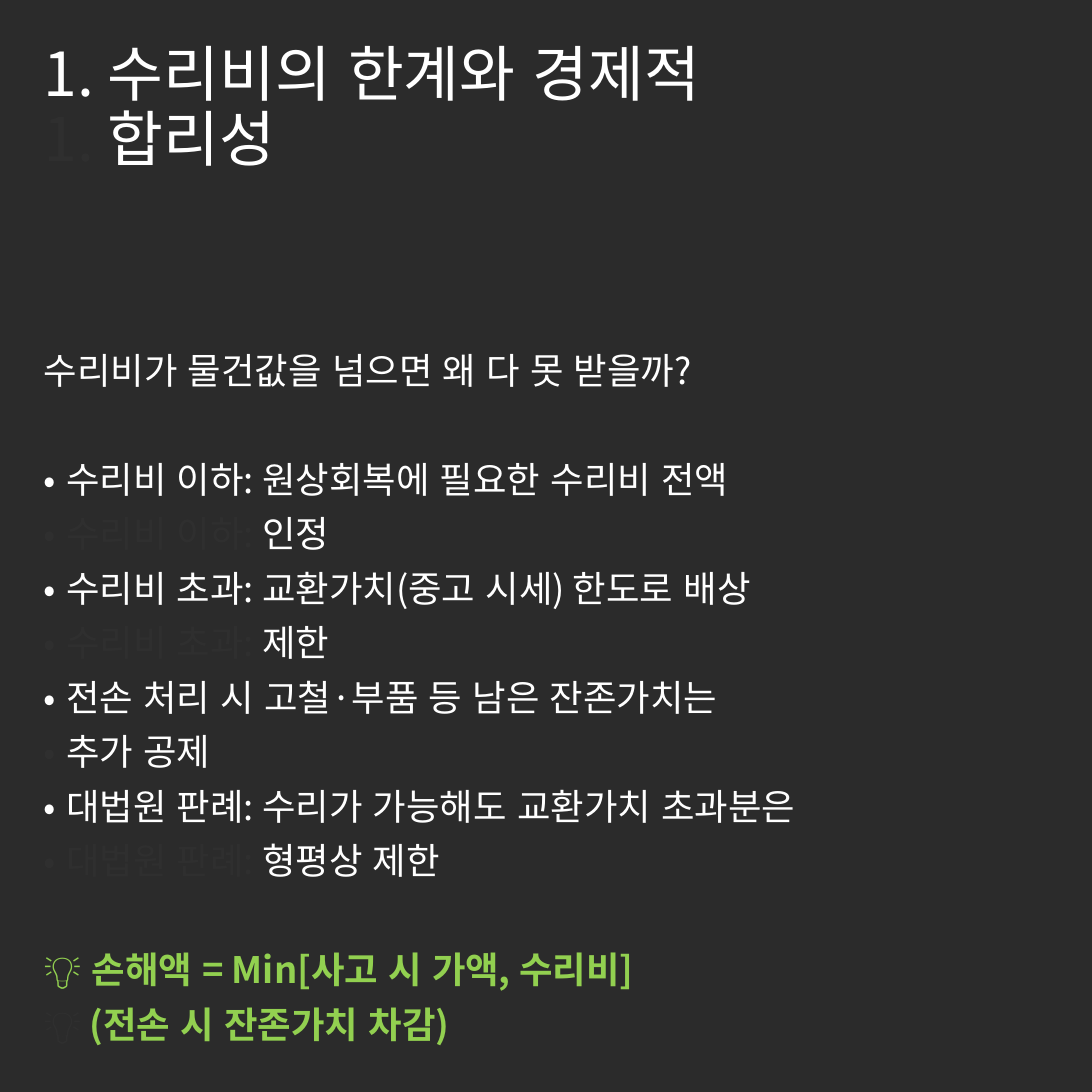
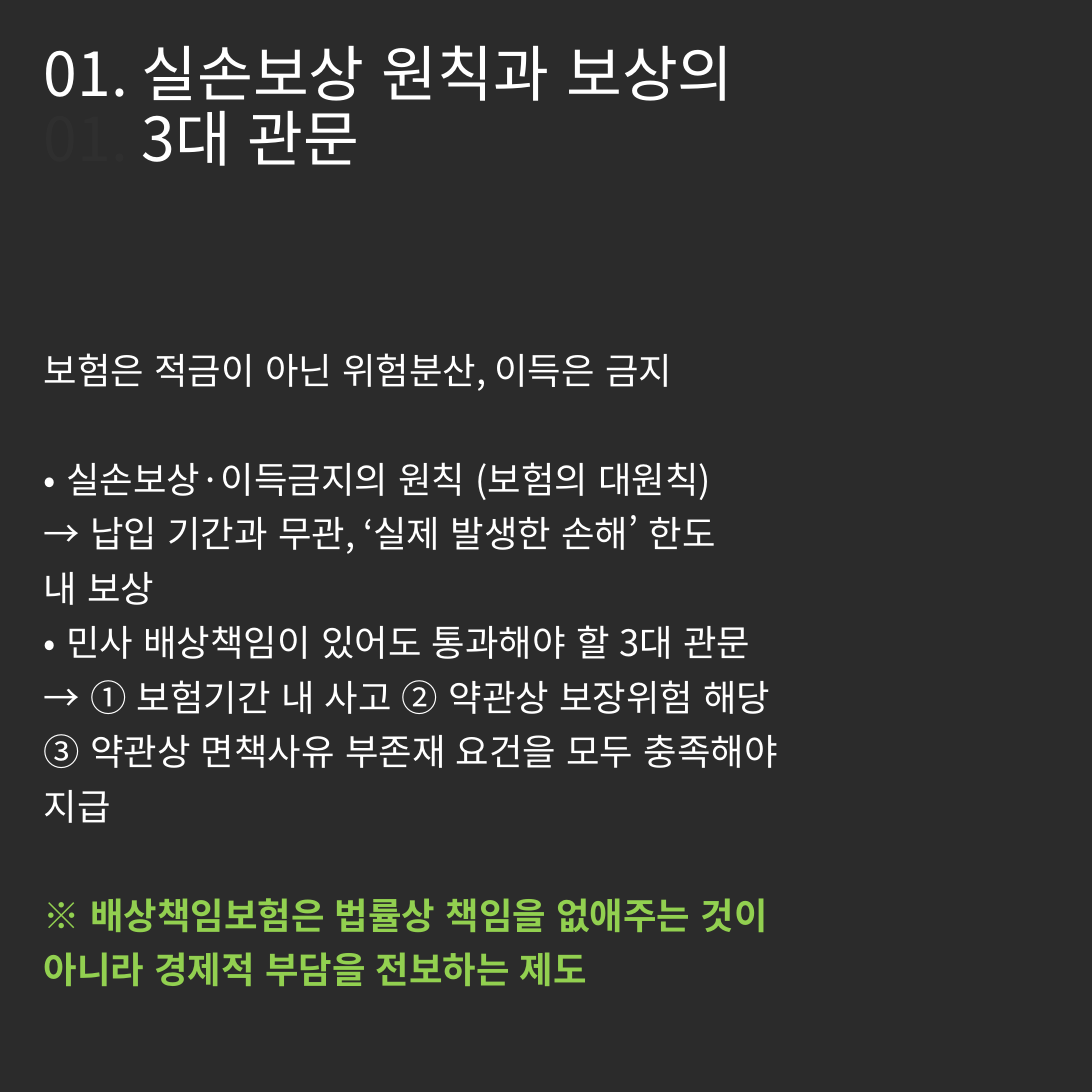
Before and after one commit to tladjuster00000029/brunch-SNS--auto, a slide deck: slide 2 of posts/images/generated_cards.pptx. Drawn at 1092x1092 pixels with LibreOffice and Linux fonts; fonts in the diff are those of the drawing; background and template pictures are left out; a plain dark background stands for a picture behind light text. Boxes give left, top, right and bottom in pixels: in the first picture for what was removed or moved away, otherwise in the second. Text is boxed around its words. In the diff, an @@ line names an element or a change of style, - is before the commit and + after.

```diff
--- a/posts/images/generated_cards.pptx
+++ b/posts/images/generated_cards.pptx
@@ title at (44, 45, 733, 180): text changed @@
-1. 수리비의 한계와 경제적
-1. 합리성
+01. 실손보상 원칙과 보상의
+01. 3대 관문
@@ subtitle at (44, 353, 778, 987): text changed @@
-수리비가 물건값을 넘으면 왜 다 못 받을까?
-• 수리비 이하: 원상회복에 필요한 수리비 전액
-• 수리비 이하: 인정
-• 수리비 초과: 교환가치(중고 시세) 한도로 배상
-• 수리비 초과: 제한
-• 전손 처리 시 고철·부품 등 남은 잔존가치는
-• 추가 공제
-• 대법원 판례: 수리가 가능해도 교환가치 초과분은
-• 대법원 판례: 형평상 제한
-💡 손해액 = Min[사고 시 가액, 수리비]
-💡 (전손 시 잔존가치 차감)
+보험은 적금이 아닌 위험분산, 이득은 금지
+• 실손보상·이득금지의 원칙 (보험의 대원칙)
+→ 납입 기간과 무관, ‘실제 발생한 손해’ 한도
+내 보상
+• 민사 배상책임이 있어도 통과해야 할 3대 관문
+→ ① 보험기간 내 사고 ② 약관상 보장위험 해당
+③ 약관상 면책사유 부존재 요건을 모두 충족해야
+지급
+※ 배상책임보험은 법률상 책임을 없애주는 것이
+아니라 경제적 부담을 전보하는 제도
```
Also in this commit, not shown: 4 other slides changed, 7 other files.
